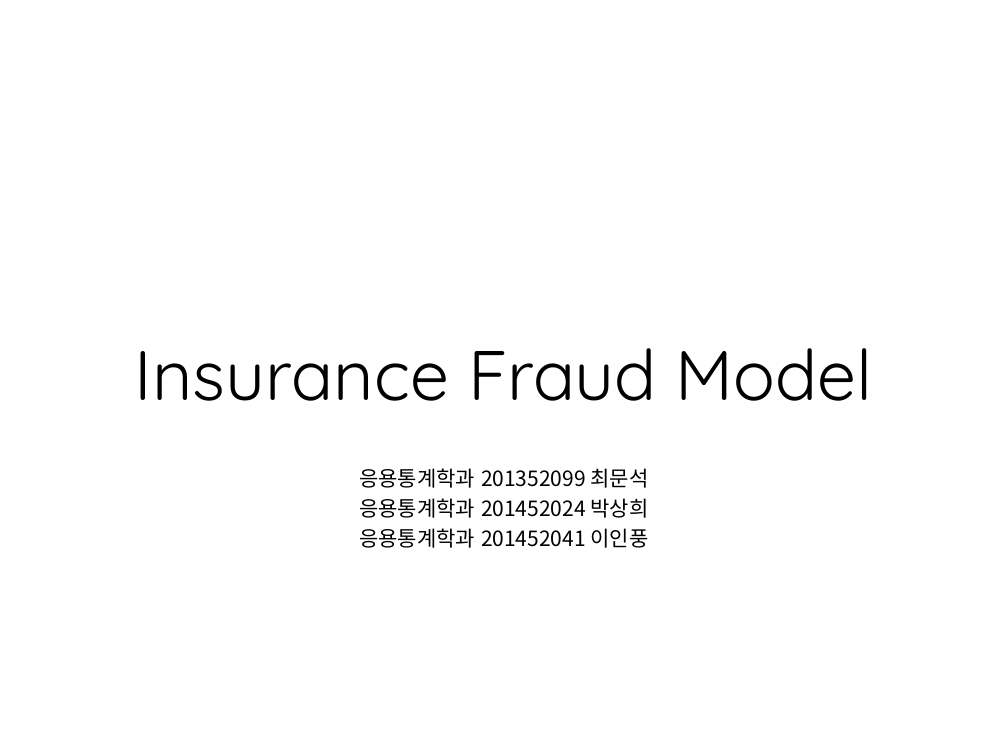
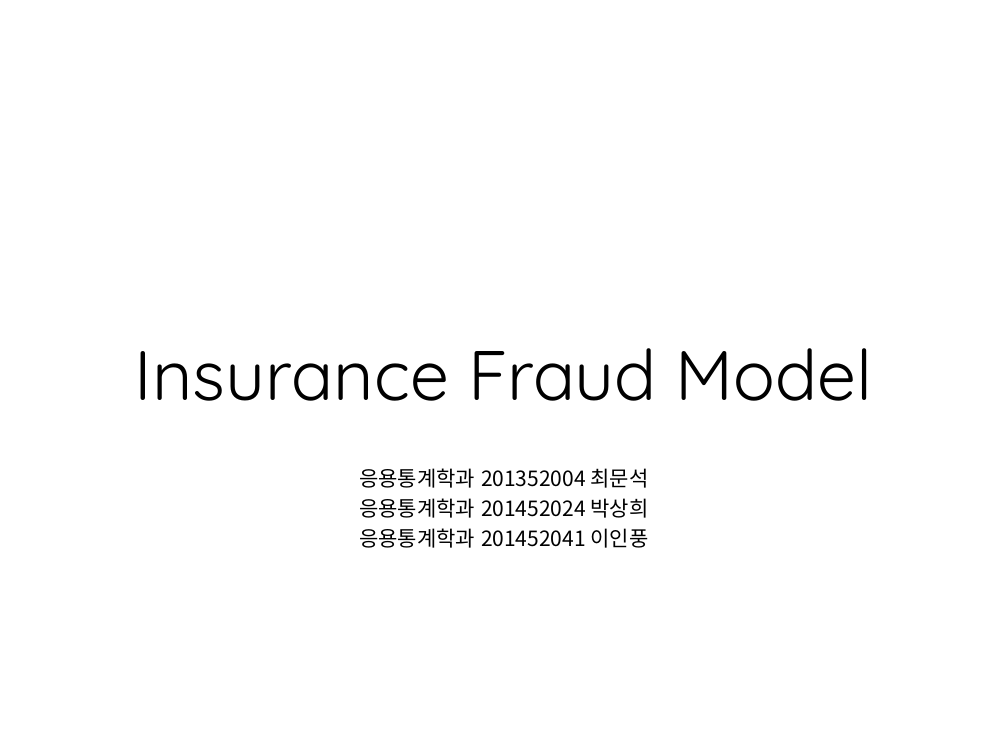
Before and after one commit to ajskdlf64/Bachelor-of-Statistics, a slide deck: slide 1 of 2019 - 02/[응용통계학과] 데이터마이닝/Insuracne Model/Model.pptx. Drawn at 1008x756 pixels with LibreOffice and Linux fonts; fonts in the diff are those of the drawing. Boxes give left, top, right and bottom in pixels: in the first picture for what was removed or moved away, otherwise in the second. Text is boxed around its words. In the diff, an @@ line names an element or a change of style, - is before the commit and + after.

```diff
--- a/2019 - 02/[응용통계학과] 데이터마이닝/Insuracne Model/Model.pptx
+++ b/2019 - 02/[응용통계학과] 데이터마이닝/Insuracne Model/Model.pptx
@@ text at (x1=359, y1=468, x2=649, y2=488): text changed @@
-응용통계학과 201352099 최문석
+응용통계학과 201352004 최문석
```
Also in this commit, not shown: 10 other slides changed, 6 slides added, 4 slides removed, 7 other files.
